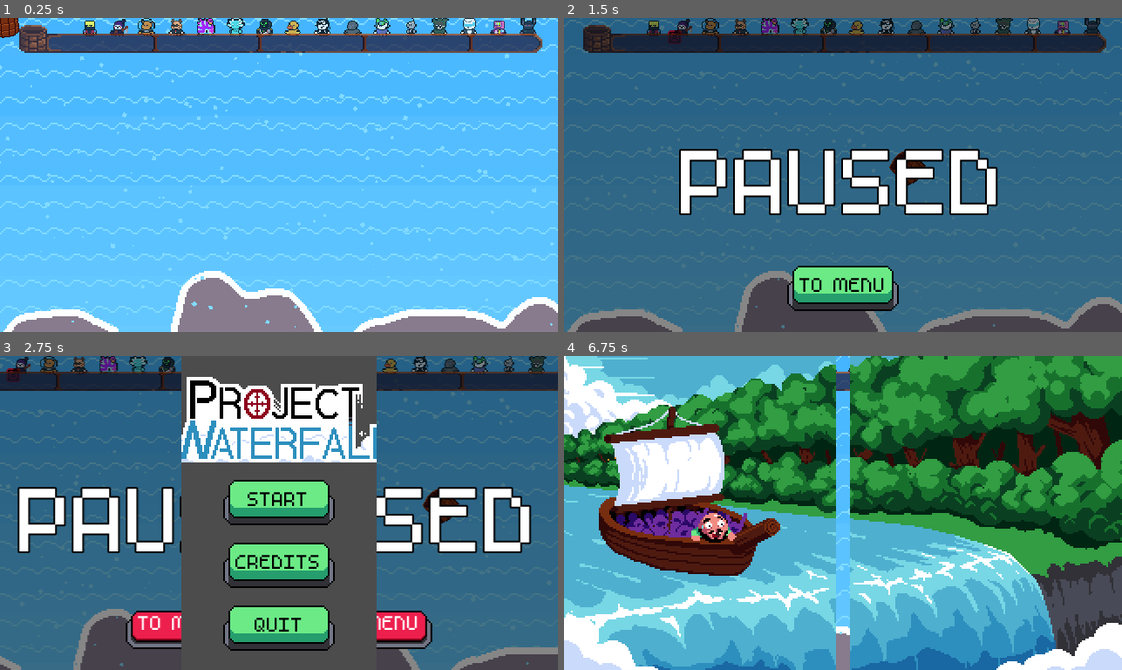
Above: before the commit, frames 1-4 (two rows, left to right).
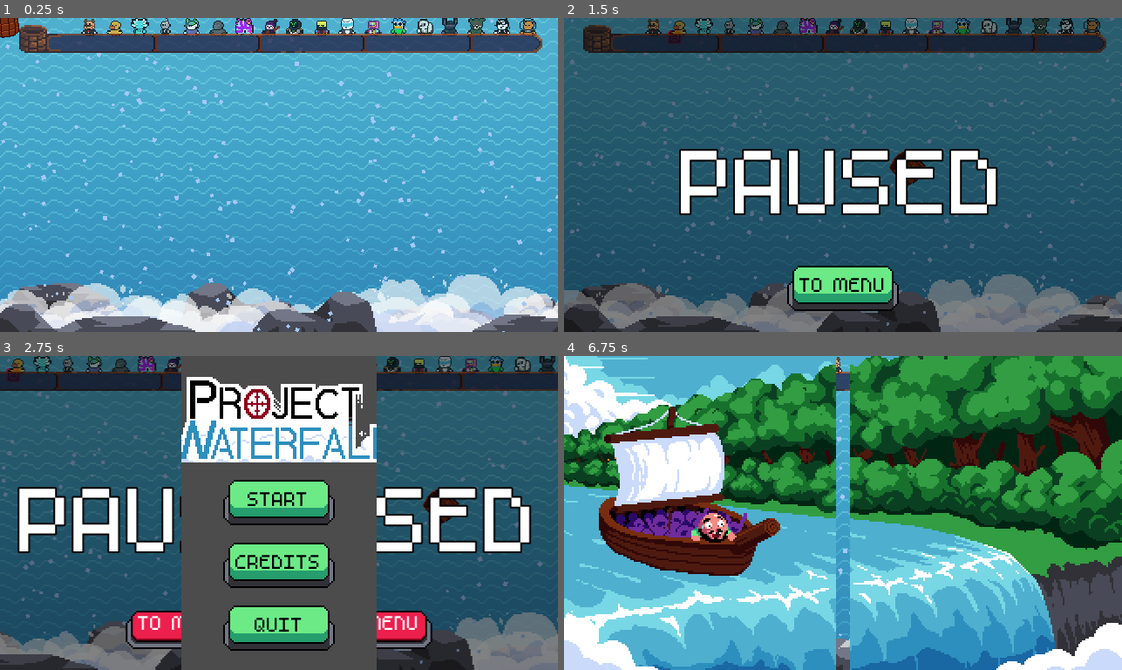
Above: after the commit, the same moments.

Repository: DissonantVoid/Project-Waterfall
Game: Godot game, scene res://scenes/game/main.tscn
The game is run twice, just before and just after one commit, with the same random seed, the same clock (stepped at 60 frames per second) and the same inputs. This scene is started directly instead of the project's main scene.
Inputs (mouse positions are in pixels of both pictures, inside the frame that each line leads up to):
- Up to frame 1 (0.25 s): no input
- Up to frame 2 (1.5 s): move the mouse to (965, 159) at 0.52 s; move the mouse to (731, 190) at 1.27 s; hold Escape (back) from 1.28 s (still down)
- Up to frame 3 (2.75 s): release Escape (back) at 2 s; click "TO MENU" at 2 s
- Up to frame 4 (6.75 s): click "CREDITS" at 2.75 s; click "START" at 3.5 s; click "START" at 4.25 s; move the mouse to (898, 443) at 5.02 s; move the mouse to (815, 575) at 5.77 s; move the mouse to (1010, 560) at 6.52 s; hold Escape (back) from 6.53 s (still down)

The runs differ from the first frame. In frame 1, 93% of the frame differs, in the area x 0-100%, y 0-100%; in frame 2, 74%; in frame 3, 46%; in frame 4, 2.2%.
Error after the commit: Assertion failed: audio file doesn't exist (res://scenes/autoloads/audio_manager.gd:17)

Commit message:
improved in-game background and added more details
credits to Aleiocus#9986

Diff:
--- /dev/null
+++ b/resources/godot/scroll_shader.tres
@@ -0,0 +1,17 @@
+[gd_resource type="ShaderMaterial" load_steps=2 format=2]
+
+[sub_resource type="Shader" id=1]
+code = "shader_type canvas_item;
+
+uniform float scroll_speed_x;
+uniform float scroll_speed_y;
+
+void fragment()
+{
+	COLOR = texture(TEXTURE, vec2(UV.x + scroll_speed_x * TIME, UV.y + scroll_speed_y * TIME));
+}"
+
+[resource]
+shader = SubResource( 1 )
+shader_param/scroll_speed_x = 0.02
+shader_param/scroll_speed_y = 0.0
--- a/scenes/game/main.gd
+++ b/scenes/game/main.gd
@@ -1,6 +1,6 @@
 extends Node2D
 
-onready var _background : AnimatedSprite = $Background
+onready var _waterfall_bg : AnimatedSprite = $Background/Waterfall
 onready var _ui : CanvasLayer = $UI
 onready var _camera : Camera2D = $GameCamera
 onready var _spawn_timer : Timer = $Timers/SpawnTimer
@@ -35,7 +35,7 @@
 	# have to do this manually, otherwise everytime I commit a change
 	# the background animation will be in a different frame leading
 	# to a commit history full of frame=2, frame=5, frame=12.....
-	_background.playing = true
+	_waterfall_bg.playing = true
 
 	# reconfigure children pause mode, since we are root, we can't change
 	# our pause mode without affecting the rest of the tree, we need to
@@ -53,6 +53,9 @@
 	_load_rules_from_file()
 	_apply_rules()
 	_spawn_timer.start()
+
+	# TEMP
+	print("evianinfinite03 stop spying on my console")
 
 func _input(event : InputEvent):
 	if event.is_action_pressed("pause"):
@@ -74,7 +77,6 @@
 	var instance := _character_scene.instance()
 	_chars_container.add_child(instance)
 	instance.global_position = Vector2(Utility.rng.randf_range(0, _view_width), -10)
-	AudioManager.play_sound("falling", true)
 
 	_spawn_timer.start()
 
--- a/scenes/game/main.tscn
+++ b/scenes/game/main.tscn
@@ -14,7 +14,11 @@
 [ext_resource path="res://resources/textures/progress_bar.png" type="Texture" id=12]
 [ext_resource path="res://resources/godot/progress_shader.tres" type="Material" id=13]
 [ext_resource path="res://scenes/objects/ui/button.tscn" type="PackedScene" id=14]
+[ext_resource path="res://resources/textures/bg_foam.png" type="Texture" id=15]
+[ext_resource path="res://resources/godot/scroll_shader.tres" type="Material" id=16]
 [ext_resource path="res://scenes/objects/powerups_spawner.gd" type="Script" id=17]
+[ext_resource path="res://resources/textures/bg_rocks.png" type="Texture" id=18]
+[ext_resource path="res://resources/textures/bg_rocks_back.png" type="Texture" id=19]
 
 [sub_resource type="AtlasTexture" id=33]
 atlas = ExtResource( 12 )
@@ -34,90 +38,94 @@
 outline_color = Color( 0, 0, 0, 1 )
 font_data = ExtResource( 6 )
 
-[sub_resource type="AtlasTexture" id=16]
+[sub_resource type="AtlasTexture" id=47]
 atlas = ExtResource( 4 )
 region = Rect2( 0, 0, 320, 180 )
 
-[sub_resource type="AtlasTexture" id=17]
+[sub_resource type="AtlasTexture" id=48]
 atlas = ExtResource( 4 )
 region = Rect2( 0, 180, 320, 180 )
 
-[sub_resource type="AtlasTexture" id=18]
+[sub_resource type="AtlasTexture" id=49]
 atlas = ExtResource( 4 )
 region = Rect2( 0, 360, 320, 180 )
 
-[sub_resource type="AtlasTexture" id=19]
+[sub_resource type="AtlasTexture" id=50]
 atlas = ExtResource( 4 )
 region = Rect2( 0, 540, 320, 180 )
 
-[sub_resource type="AtlasTexture" id=20]
+[sub_resource type="AtlasTexture" id=51]
 atlas = ExtResource( 4 )
 region = Rect2( 0, 720, 320, 180 )
 
-[sub_resource type="AtlasTexture" id=21]
+[sub_resource type="AtlasTexture" id=52]
 atlas = ExtResource( 4 )
 region = Rect2( 0, 900, 320, 180 )
 
-[sub_resource type="AtlasTexture" id=22]
+[sub_resource type="AtlasTexture" id=53]
 atlas = ExtResource( 4 )
 region = Rect2( 0, 1080, 320, 180 )
 
-[sub_resource type="AtlasTexture" id=23]
-atlas = ExtResource( 4 )
-region = Rect2( 0, 1260, 320, 180 )
-
-[sub_resource type="AtlasTexture" id=24]
-atlas = ExtResource( 4 )
-region = Rect2( 0, 1440, 320, 180 )
-
-[sub_resource type="AtlasTexture" id=25]
-atlas = ExtResource( 4 )
-region = Rect2( 0, 1620, 320, 180 )
-
-[sub_resource type="AtlasTexture" id=26]
-atlas = ExtResource( 4 )
-region = Rect2( 0, 1800, 320, 180 )
-
-[sub_resource type="AtlasTexture" id=27]
-atlas = ExtResource( 4 )
-region = Rect2( 0, 1980, 320, 180 )
-
-[sub_resource type="AtlasTexture" id=28]
-atlas = ExtResource( 4 )
-region = Rect2( 0, 2160, 320, 180 )
-
-[sub_resource type="AtlasTexture" id=29]
-atlas = ExtResource( 4 )
-region = Rect2( 0, 2340, 320, 180 )
-
-[sub_resource type="AtlasTexture" id=30]
-atlas = ExtResource( 4 )
-region = Rect2( 0, 2520, 320, 180 )
-
-[sub_resource type="SpriteFrames" id=31]
+[sub_resource type="SpriteFrames" id=54]
 animations = [ {
-"frames": [ SubResource( 16 ), SubResource( 17 ), SubResource( 18 ), SubResource( 19 ), SubResource( 20 ), SubResource( 21 ), SubResource( 22 ), SubResource( 23 ), SubResource( 24 ), SubResource( 25 ), SubResource( 26 ), SubResource( 27 ), SubResource( 28 ), SubResource( 29 ), SubResource( 30 ) ],
+"frames": [ SubResource( 47 ), SubResource( 48 ), SubResource( 49 ), SubResource( 50 ), SubResource( 51 ), SubResource( 52 ), SubResource( 53 ) ],
 "loop": true,
 "name": "default",
-"speed": 16.0
+"speed": 26.0
 } ]
+
+[sub_resource type="AtlasTexture" id=43]
+flags = 2
+atlas = ExtResource( 15 )
+region = Rect2( 0, 81, 320, 47 )
+
+[sub_resource type="Shader" id=1]
+code = "shader_type canvas_item;
+
+uniform float scroll_speed_x;
+uniform float scroll_speed_y;
+
+void fragment()
+{
+	COLOR = texture(TEXTURE, vec2(UV.x + scroll_speed_x * TIME, UV.y + scroll_speed_y * TIME));
+}"
+
+[sub_resource type="ShaderMaterial" id=44]
+shader = SubResource( 1 )
+shader_param/scroll_speed_x = 0.04
+shader_param/scroll_speed_y = 0.0
+
+[sub_resource type="AtlasTexture" id=45]
+flags = 2
+atlas = ExtResource( 15 )
+region = Rect2( 0, 33, 320, 48 )
+
+[sub_resource type="ShaderMaterial" id=46]
+shader = SubResource( 1 )
+shader_param/scroll_speed_x = 0.06
+shader_param/scroll_speed_y = 0.0
+
+[sub_resource type="AtlasTexture" id=42]
+flags = 2
+atlas = ExtResource( 15 )
+region = Rect2( 0, 0, 320, 33 )
 
 [sub_resource type="ParticlesMaterial" id=13]
 emission_shape = 2
 emission_box_extents = Vector3( 320, 1, 1 )
 flag_disable_z = true
 direction = Vector3( 0, 1, 0 )
-spread = 8.0
+spread = 6.0
 gravity = Vector3( 0, 0, 0 )
-initial_velocity = 200.0
+initial_velocity = 180.0
 initial_velocity_random = 0.5
 orbit_velocity = 0.0
 orbit_velocity_random = 0.0
 angle = 368.1
 angle_random = 1.0
 scale = 5.0
-scale_random = 1.0
-color = Color( 0.509804, 0.862745, 1, 1 )
+scale_random = 0.6
+color = Color( 0.643137, 0.788235, 0.976471, 1 )
 
 [sub_resource type="RectangleShape2D" id=14]
 extents = Vector2( 15, 13.0625 )
@@ -219,11 +227,6 @@
 size_flags_vertical = 8
 _text = "TO MENU"
 
-[node name="Background" type="AnimatedSprite" parent="."]
-position = Vector2( 320, 180 )
-scale = Vector2( 2, 2 )
-frames = SubResource( 31 )
-
 [node name="GameCamera" type="Camera2D" parent="."]
 position = Vector2( 320, 180 )
 rotating = true
@@ -235,10 +238,53 @@
 wait_time = 0.08
 one_shot = true
 
+[node name="Background" type="Node2D" parent="."]
+
+[node name="Waterfall" type="AnimatedSprite" parent="Background"]
+position = Vector2( 320, 180 )
+scale = Vector2( 2, 2 )
+frames = SubResource( 54 )
+frame = 4
+playing = true
+
+[node name="RocksBack" type="Sprite" parent="Background"]
+position = Vector2( 320, 332 )
+scale = Vector2( 2, 2 )
+texture = ExtResource( 19 )
+
+[node name="Foam" type="Node2D" parent="Background"]
+
+[node name="Layer1" type="Sprite" parent="Background/Foam"]
+modulate = Color( 1, 1, 1, 0.619608 )
+material = ExtResource( 16 )
+position = Vector2( 320, 313 )
+scale = Vector2( 2, 2 )
+texture = SubResource( 43 )
+
+[node name="Layer2" type="Sprite" parent="Background/Foam"]
+modulate = Color( 1, 1, 1, 0.619608 )
+material = SubResource( 44 )
+position = Vector2( 320, 312 )
+scale = Vector2( 2, 2 )
+texture = SubResource( 45 )
+
+[node name="Layer3" type="Sprite" parent="Background/Foam"]
+modulate = Color( 1, 1, 1, 0.619608 )
+material = SubResource( 46 )
+position = Vector2( 320, 327 )
+scale = Vector2( 2, 2 )
+texture = SubResource( 42 )
+
+[node name="Rocks" type="Sprite" parent="Background"]
+position = Vector2( 320, 337 )
+scale = Vector2( 2, 2 )
+texture = ExtResource( 18 )
+flip_h = true
+
 [node name="WaterParticles" type="Particles2D" parent="."]
-position = Vector2( 320, -48 )
+position = Vector2( 320, -24 )
 amount = 220
-lifetime = 3.0
+lifetime = 3.2
 preprocess = 4.0
 process_material = SubResource( 13 )
 
--- a/scenes/objects/ui/button.gd
+++ b/scenes/objects/ui/button.gd
@@ -9,7 +9,9 @@
 const _hover_font_color : Color = Color.white
 
 # TODO: any change to this class will cause all instances to loose their
-#       text, something wrong with _set_text
+#       see https://github.com/godotengine/godot-proposals/issues/1012
+#       for now a solution is to close all scenes that use this before
+#       making a change, then go to scene->reload saved scenes
 
 func _set_text(value : String):
 	if is_inside_tree() == false:
@@ -23,6 +25,10 @@
 
 func _on_mouse_entered():
 	_label.add_color_override("font_color", _hover_font_color)
+	AudioManager.play_sound("button_hover", false)
 
 func _on_mouse_exited():
 	_label.add_color_override("font_color", _normal_font_color)
+
+func _on_button_pressed():
+	AudioManager.play_sound("button_press", false)
--- a/scenes/objects/ui/button.tscn
+++ b/scenes/objects/ui/button.tscn
@@ -39,3 +39,4 @@
 
 [connection signal="mouse_entered" from="." to="." method="_on_mouse_entered"]
 [connection signal="mouse_exited" from="." to="." method="_on_mouse_exited"]
+[connection signal="pressed" from="." to="." method="_on_button_pressed"]
Binary file changed: icon.png
Not shown, changed: plan/TODO.txt
Binary file changed: resources/textures/background.png
Binary file added: resources/textures/bg_foam.png
Not shown, added: resources/textures/bg_foam.png.import
Binary file added: resources/textures/bg_rocks.png
Not shown, added: resources/textures/bg_rocks.png.import
Binary file added: resources/textures/bg_rocks_back.png
Not shown, added: resources/textures/bg_rocks_back.png.import
Binary file changed: resources/textures/bird.png
Binary file changed: resources/textures/characters.png
Binary file changed: resources/textures/powerups/powerup_stones.png
(and 3 more such lines)
